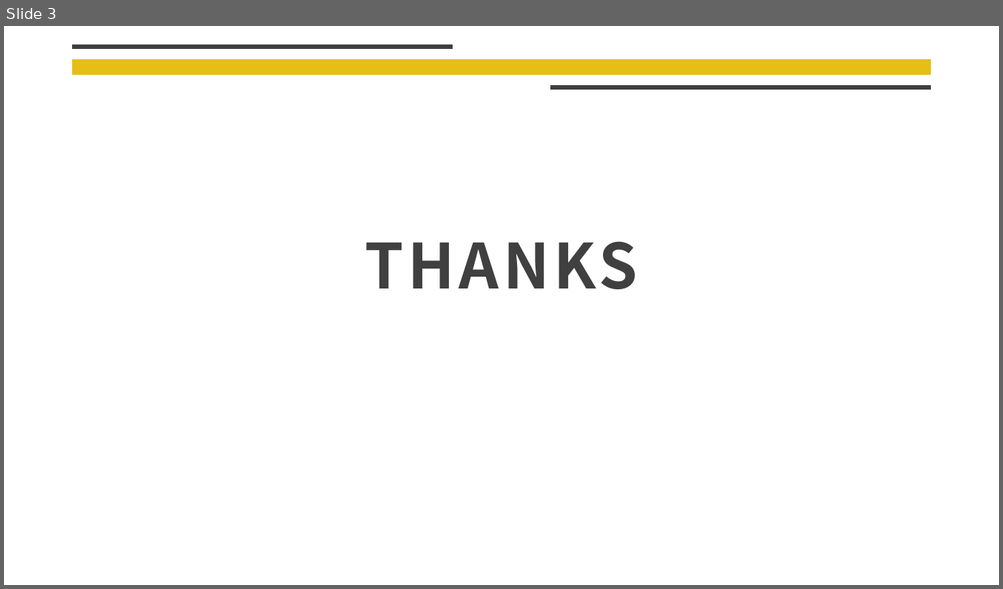
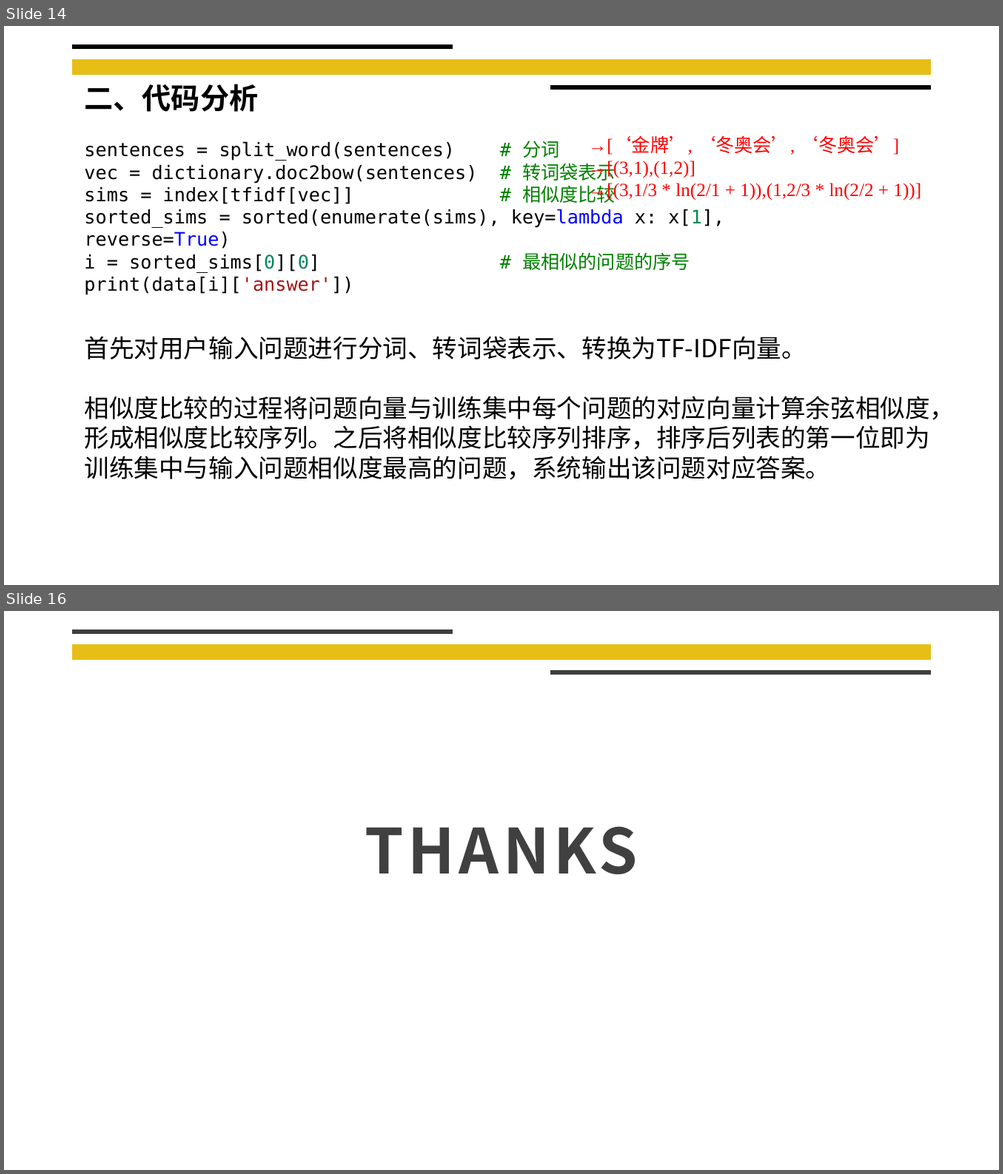
Before and after one commit to liangliang678/UCAS_AI, a slide deck: doc/实验展示.pptx. Shown one above the other, each under a label of ours: slide 3 before the commit, slides 14 and 16 after it; the slides between them are not shown. The pictures are 1003x589 and 1003x1174 pixels, drawn with LibreOffice and Linux fonts; fonts in the diff are those of the drawing; background and template pictures are left out. Boxes give left, top, right and bottom in pixels: in the first picture for what was removed or moved away, otherwise in the second. Text is boxed around its words. In the diff, an @@ line names an element or a change of style, - is before the commit and + after.

```diff
--- a/doc/实验展示.pptx
+++ b/doc/实验展示.pptx
@@ slide 14 added at <box>4,26,999,585</box>, background #FFFFFF; not listed: 1 template element that a slide beside it also shows @@
@@ line added from (73, 47) to (452, 47), #000000 4.5 pt @@
@@ text added at <box>84,84,258,112</box>, 28 pt, text #000000, bold @@
+二、代码分析
@@ line added from (550, 87) to (930, 87), #000000 4.5 pt @@
@@ text added at <box>588,136,921,201</box>, 18 pt, text #FF0000 @@
+→[‘金牌’, ‘冬奥会’, ‘冬奥会’]
+→[(3,1),(1,2)]
+→[(3,1/3 * ln(2/1 + 1)),(1,2/3 * ln(2/2 + 1))]
@@ text added at <box>84,141,724,295</box>, 18 pt, text #000000 @@
+sentences = split_word(sentences) # 分词
+vec = dictionary.doc2bow(sentences) # 转词袋表示
+sims = index[tfidf[vec]] # 相似度比较
+sorted_sims = sorted(enumerate(sims), key=lambda x: x[1], reverse=True)
+i = sorted_sims[0][0] # 最相似的问题的序号
+print(data[i]['answer'])
@@ text added at <box>84,336,954,480</box>, 24 pt, text #000000 @@
+首先对用户输入问题进行分词、转词袋表示、转换为TF-IDF向量。
+相似度比较的过程将问题向量与训练集中每个问题的对应向量计算余弦相似度，形成相似度比较序列。之后将相似度比较序列排序，排序后列表的第一位即为训练集中与输入问题相似度最高的问题，系统输出该问题对应答案。
@@ what was slide 3 is now slide 16 @@
```
Also in this commit, not shown: 13 other slides added, 1 slide removed, 2 other files.
